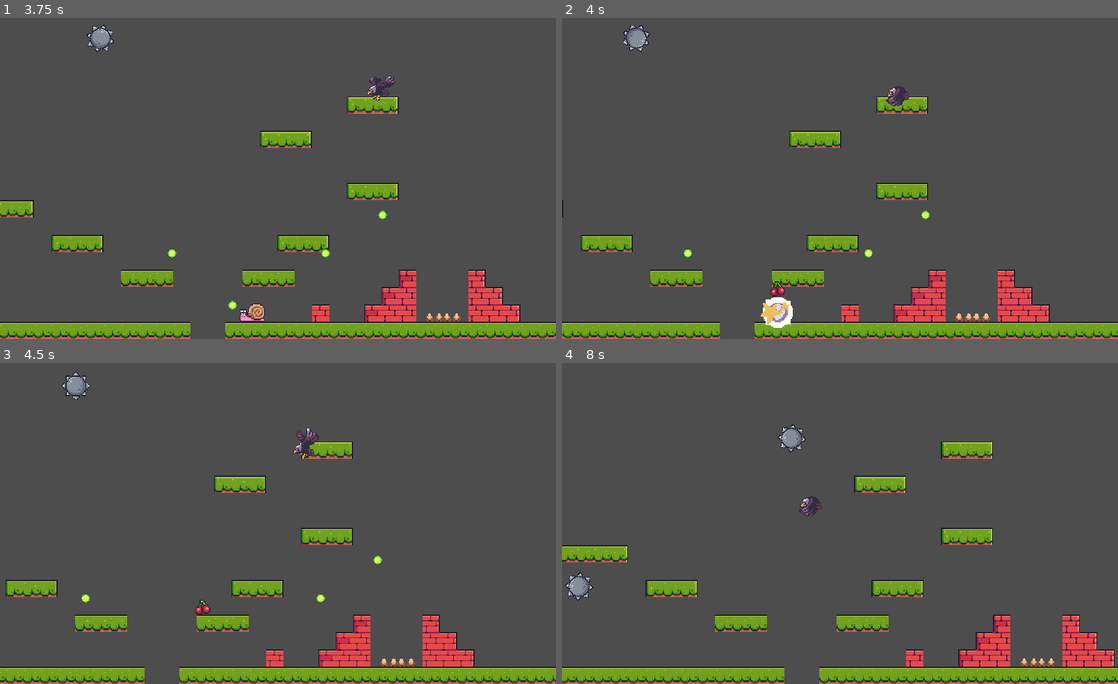
Above: before the commit, frames 1-4 (two rows, left to right).
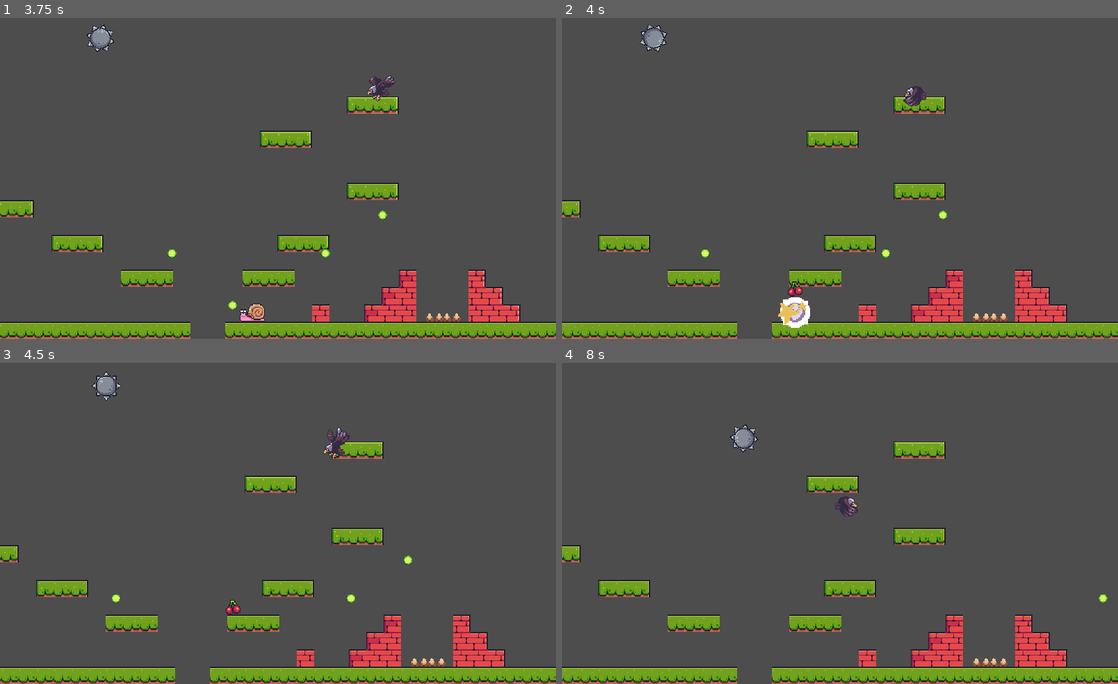
Above: after the commit, the same moments.

Repository: jaerrib/learning-godot
Game: Godot game, scene res://scenes/level_base/level_base.tscn
The game is run twice, just before and just after one commit, with the same random seed, the same clock (stepped at 60 frames per second) and the same inputs.
Inputs:
- Up to frame 1 (3.75 s): hold D (right) 0.53-2.03 s; tap E (shoot) every 0.75 s from 0.6 to 3.6 s; tap Space (jump) at 0.77, 1.52, 3.02 s; hold A (left) 2.03-2.78 s; hold D (right) from 2.78 s (still down)
- Up to frame 2 (4 s): keep holding D (right); tap Space (jump) at 3.77 s
- Up to frame 3 (4.5 s): release D (right) at 4.28 s; hold A (left) from 4.28 s (still down); tap E (shoot) at 4.35 s
- Up to frame 4 (8 s): tap Space (jump) at 4.52, 6.02, 6.77, 7.52 s; release A (left) at 5.03 s; hold D (right) 5.03-5.78 s; tap E (shoot) every 0.75 s from 5.1 to 7.35 s; hold A (left) 5.78-7.28 s; hold D (right) from 7.28 s (still down)

Frame 1 is identical in both runs. In frame 2, 7.6% of the frame differs, in the area x 0-91%, y 1-100%; in frame 3, 12%; in frame 4, 15%, in the area x 0-100%, y 19-100%.

Commit message:
Add logic to handle player lives

Diff:
--- a/foxy-antics/scenes/player/player.gd
+++ b/foxy-antics/scenes/player/player.gd
@@ -7,6 +7,7 @@
 enum PlayerState { IDLE, RUN, JUMP, FALL, HURT }
 
 
+const FALLEN_OFF: float = 200.0
 const GRAVITY: float = 690.0
 const RUN_SPEED: float = 120.0
 const MAX_FALL: float = 400.0
@@ -27,6 +28,7 @@
 
 var _state: PlayerState = PlayerState.IDLE
 var _invincible: bool = false
+var _lives: int = 5
 
 
 # Called when the node enters the scene tree for the first time.
@@ -36,6 +38,7 @@
 
 # Called every frame. 'delta' is the elapsed time since the previous frame.
 func _physics_process(delta: float) -> void:
+	fallen_off()
 	if not is_on_floor():
 		velocity.y += GRAVITY * delta
 	get_input()
@@ -44,6 +47,12 @@
 	update_debug_label()
 	if Input.is_action_just_pressed("shoot"):
 		shoot()
+
+
+func fallen_off() -> void:
+	if global_position.y < FALLEN_OFF:
+		return
+	reduce_lives(_lives)
 
 
 func update_debug_label() -> void:
@@ -107,6 +116,17 @@
 			set_state(PlayerState.JUMP)
 
 
+func reduce_lives(reduction: int) -> bool:
+	_lives -= reduction
+	SignalManager.on_player_hit.emit(_lives)
+	if _lives <=0:
+		SignalManager.on_game_over.emit()
+		set_physics_process(false)
+		print("PLAYER DIES")
+		return false
+	return true
+
+
 func go_invincible() -> void:
 	_invincible = true
 	invincible_player.play("invincible")
@@ -126,6 +146,8 @@
 func apply_hit() -> void:
 	if _invincible:
 		return
+	if reduce_lives(1) == false:
+		return
 	go_invincible()
 	set_state(PlayerState.HURT)
 
--- a/foxy-antics/scenes/player/player.tscn
+++ b/foxy-antics/scenes/player/player.tscn
@@ -123,6 +123,21 @@
 radius = 6.0
 height = 18.0
 
+[sub_resource type="Animation" id="Animation_hdcma"]
+length = 0.001
+tracks/0/type = "value"
+tracks/0/imported = false
+tracks/0/enabled = true
+tracks/0/path = NodePath("Sprite2D:self_modulate")
+tracks/0/interp = 1
+tracks/0/loop_wrap = true
+tracks/0/keys = {
+"times": PackedFloat32Array(0),
+"transitions": PackedFloat32Array(1),
+"update": 0,
+"values": [Color(1, 1, 1, 1)]
+}
+
 [sub_resource type="Animation" id="Animation_55ju6"]
 resource_name = "invincible"
 length = 0.4
@@ -139,21 +154,6 @@
 "transitions": PackedFloat32Array(1, 1, 1),
 "update": 0,
 "values": [Color(1, 1, 1, 1), Color(1, 1, 1, 0), Color(1, 1, 1, 1)]
-}
-
-[sub_resource type="Animation" id="Animation_hdcma"]
-length = 0.001
-tracks/0/type = "value"
-tracks/0/imported = false
-tracks/0/enabled = true
-tracks/0/path = NodePath("Sprite2D:self_modulate")
-tracks/0/interp = 1
-tracks/0/loop_wrap = true
-tracks/0/keys = {
-"times": PackedFloat32Array(0),
-"transitions": PackedFloat32Array(1),
-"update": 0,
-"values": [Color(1, 1, 1, 1)]
 }
 
 [sub_resource type="AnimationLibrary" id="AnimationLibrary_vlt0s"]
--- a/foxy-antics/singletons/signal_manager.gd
+++ b/foxy-antics/singletons/signal_manager.gd
@@ -16,4 +16,6 @@
 )
 
 
-signal on_pickup_hit(points:int)
+signal on_pickup_hit(points: int)
+signal on_game_over
+signal on_player_hit(lives: int)
